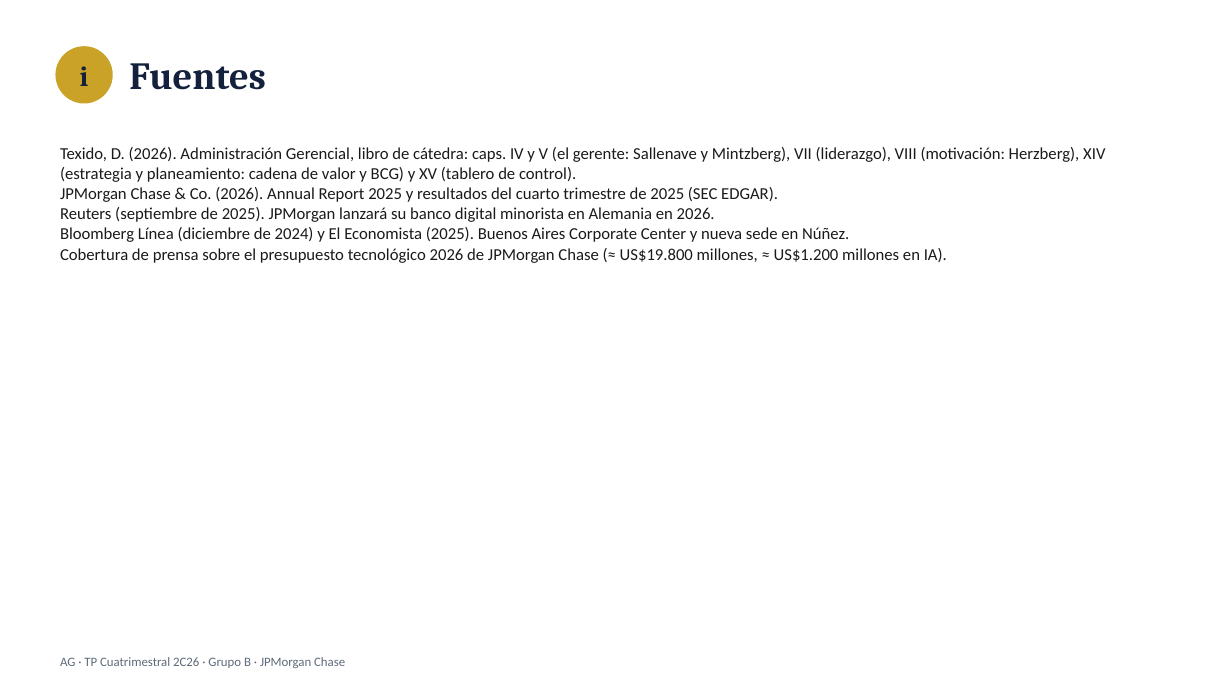
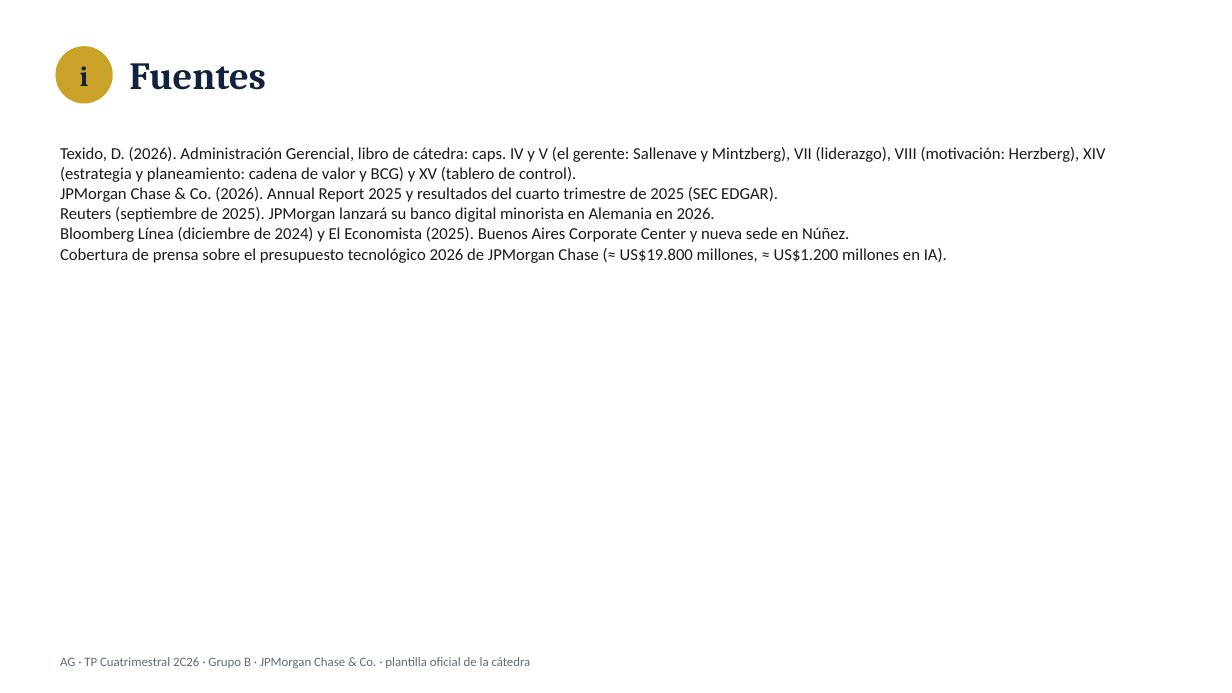
Before and after one commit to lschirripa/utn-boost, a slide deck: slide 10 of materias/administracion-gerencial/tp-cuatrimestral/exports/00_TP Cuatrimestral_GB.pptx. Drawn at 1232x693 pixels with LibreOffice and Linux fonts; fonts in the diff are those of the drawing. Boxes give left, top, right and bottom in pixels: in the first picture for what was removed or moved away, otherwise in the second. Text is boxed around its words. In the diff, an @@ line names an element or a change of style, - is before the commit and + after.

```diff
--- a/materias/administracion-gerencial/tp-cuatrimestral/exports/00_TP Cuatrimestral_GB.pptx
+++ b/materias/administracion-gerencial/tp-cuatrimestral/exports/00_TP Cuatrimestral_GB.pptx
@@ text at box(60, 657, 531, 668): text changed @@
-AG · TP Cuatrimestral 2C26 · Grupo B · JPMorgan Chase
+AG · TP Cuatrimestral 2C26 · Grupo B · JPMorgan Chase & Co. · plantilla oficial de la cátedra
```
Also in this commit, not shown: 9 other slides changed, 2 other files.
